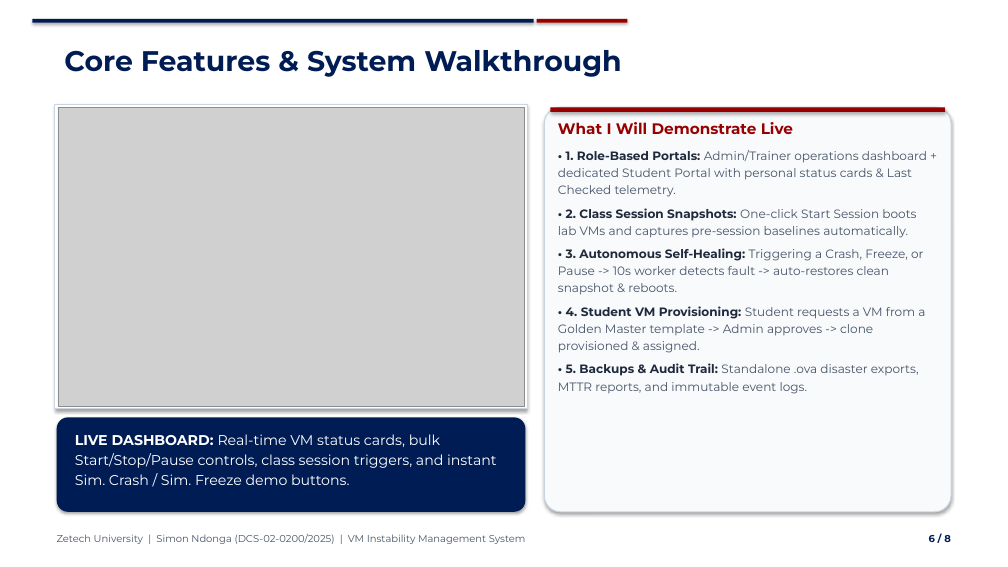
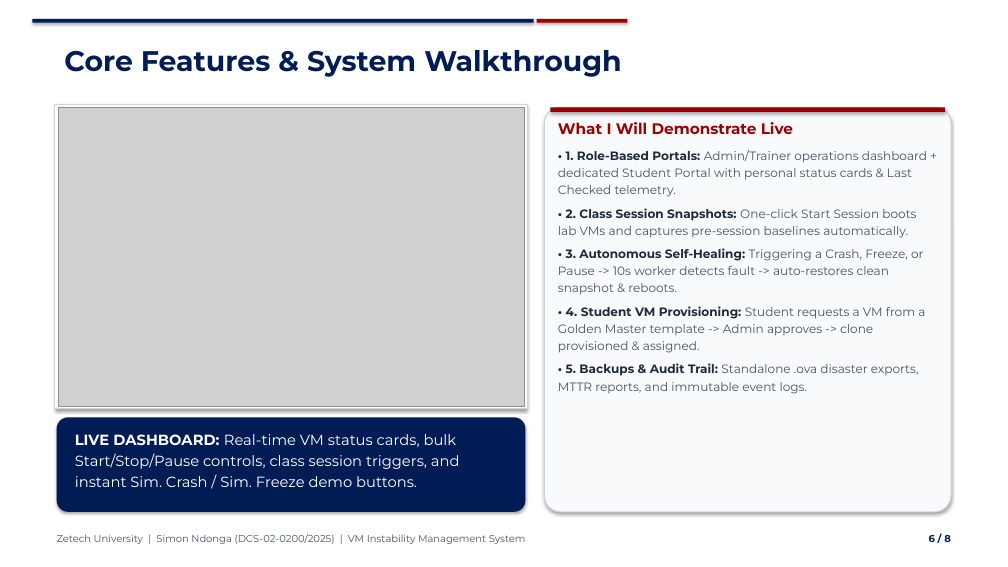
Before and after one commit to nomadspecter/vmrecovery, a slide deck: slide 6 of Milestones/Project_Presentation_8Slides_SimonNdonga.pptx. Drawn at 1008x567 pixels with LibreOffice and Linux fonts; fonts in the diff are those of the drawing; grey boxes stand for pictures. Boxes give left, top, right and bottom in pixels: in the first picture for what was removed or moved away, otherwise in the second. Text is boxed around its words. In the diff, an @@ line names an element or a change of style, - is before the commit and + after.

```diff
--- a/Milestones/Project_Presentation_8Slides_SimonNdonga.pptx
+++ b/Milestones/Project_Presentation_8Slides_SimonNdonga.pptx
@@ text "LIVE DASHBOARD: Real-time VM status ..." at [75, 434, 460, 487]: size 13.5 to 14 pt @@
```
Also in this commit, not shown: 4 other slides changed, 3 other files.
